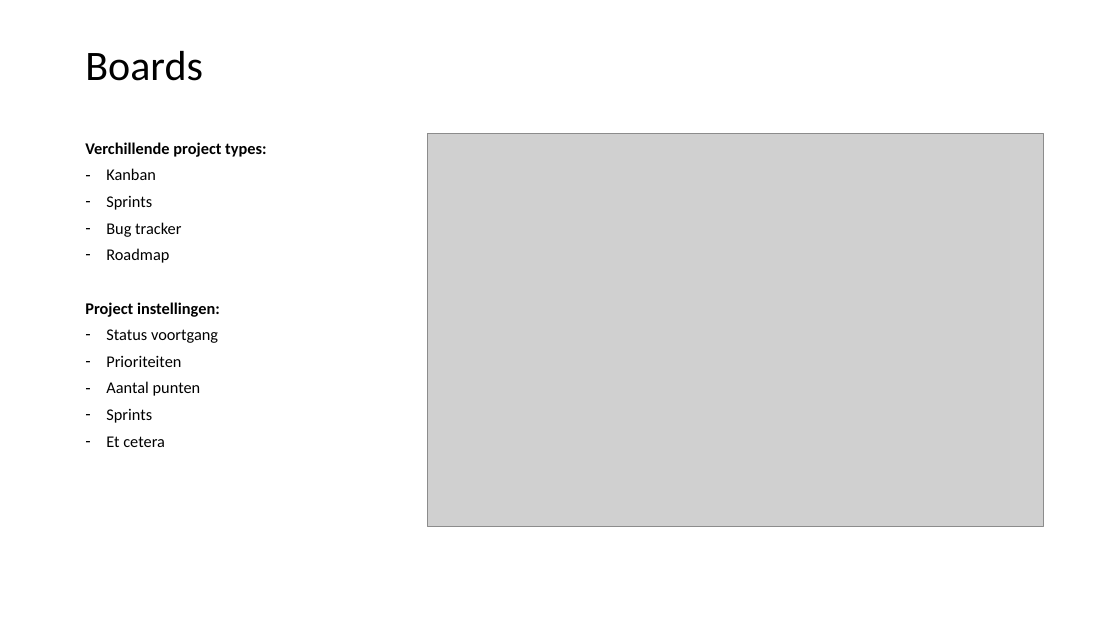
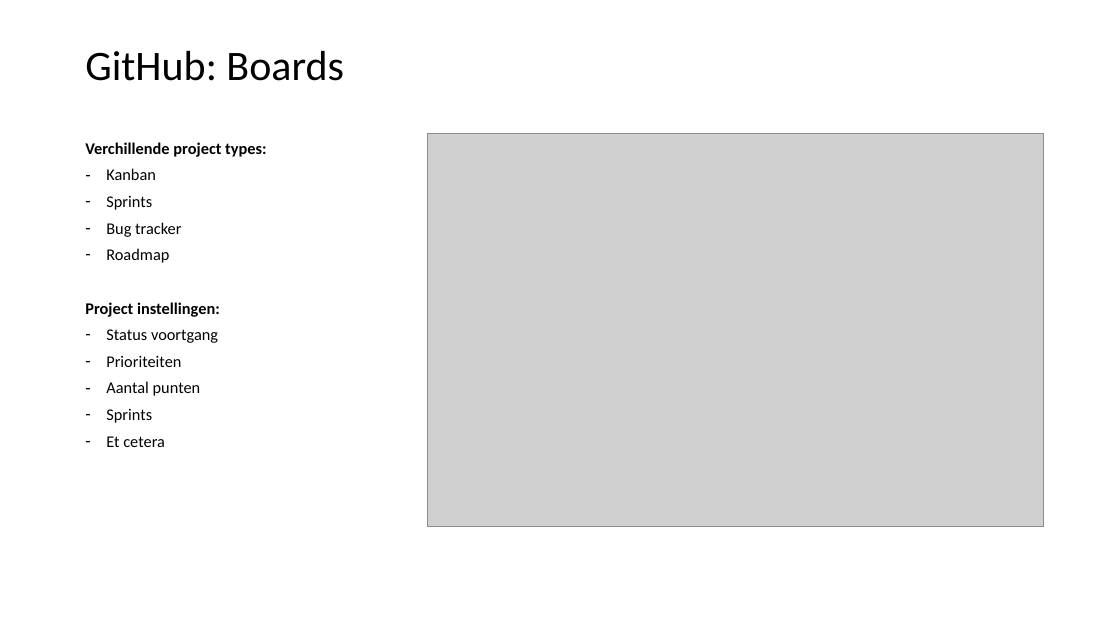
Before and after one commit to LFKoning/knowledge-sharing, a slide deck: slide 53 of git_course/2_collaboration/git_collaboration.pptx (slide 58 before the commit). Drawn at 1120x630 pixels with LibreOffice and Linux fonts; fonts in the diff are those of the drawing; grey boxes stand for pictures. Boxes give left, top, right and bottom in pixels: in the first picture for what was removed or moved away, otherwise in the second. Text is boxed around its words. In the diff, an @@ line names an element or a change of style, - is before the commit and + after.

```diff
--- a/git_course/2_collaboration/git_collaboration.pptx
+++ b/git_course/2_collaboration/git_collaboration.pptx
@@ title at (85, 51, 344, 81): text changed @@
-Boards
+GitHub: Boards
```
Also in this commit, not shown: 7 other slides changed, 1 slide removed.
